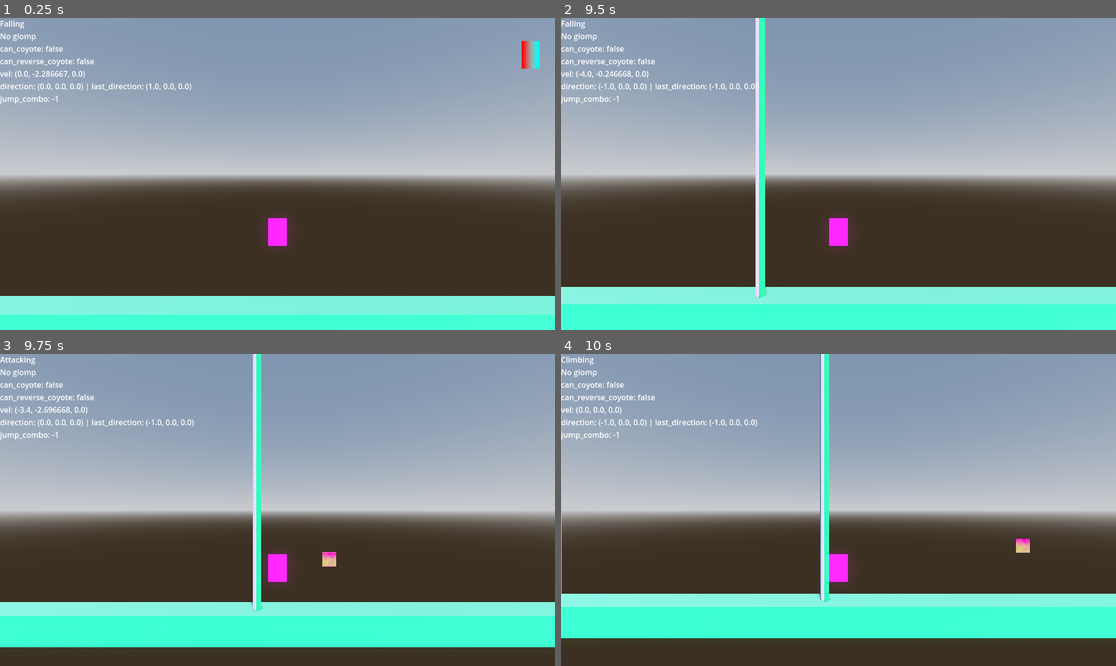
Above: before the commit, frames 1-4 (two rows, left to right).
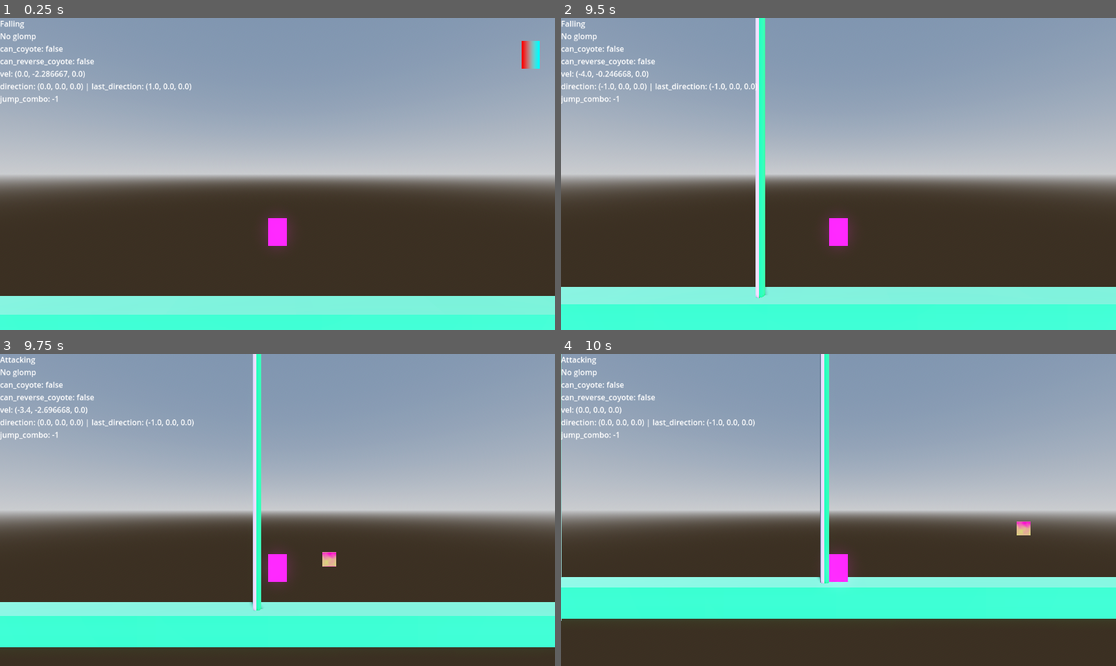
Above: after the commit, the same moments.

Repository: b3e3e3/ultimate-glomp
Game: Godot game, scene res://sandbox.tscn
The game is run twice, just before and just after one commit, with the same random seed, the same clock (stepped at 60 frames per second) and the same inputs.
Inputs (mouse positions are in pixels of both pictures, inside the frame that each line leads up to):
- Up to frame 1 (0.25 s): no input
- Up to frame 2 (9.5 s): tap Enter at 0.5, 2.1, 7.35, 8.75 s; move the mouse to (960, 158) at 0.52 s; hold D (move_right) 0.53-1.28 s; click (960, 158) at 0.6 s; tap Space (jump) at 0.77, 1.52, 3.02, 3.5, 3.77, 4.52, 6.02, 6.77, 7.52, 9.02 s; move the mouse to (727, 189) at 1.27 s; hold S (move_down) 1.28-2.03 s; tap E (interact) at 1.35, 6.6 s; move the mouse to (894, 105) at 2.02 s; hold D (move_right) 2.03-2.78 s; move the mouse to (810, 236) at 2.77 s; hold W (move_up) 2.78-3.53 s; tap Keypad Enter at 2.85, 8.1 s; click (810, 236) at 2.92 s; move the mouse to (1005, 220) at 3.52 s; hold A (move_left) 3.53-5.03 s; tap C at 3.6, 8.85 s; move the mouse to (672, 127) at 4.27 s; tap Tab at 4.35 s; move the mouse to (866, 174) at 5.02 s; hold S (move_down) 5.03-5.78 s; tap R at 5.1 s; click (866, 174) at 5.17 s; move the mouse to (755, 96) at 5.77 s; hold D (move_right) 5.78-6.53 s; click (755, 96) at 5.85 s; move the mouse to (960, 158) at 6.52 s; hold W (move_up) 6.53-7.28 s; move the mouse to (727, 189) at 7.27 s; hold D (move_right) 7.28-8.03 s; click (727, 189) at 7.42 s; move the mouse to (894, 105) at 8.02 s; hold S (move_down) 8.03-8.78 s; move the mouse to (810, 236) at 8.77 s; hold A (move_left) from 8.78 s (still down)
- Up to frame 3 (9.75 s): move the mouse to (444, 556) at 9.52 s; release A (move_left) at 9.53 s; hold W (move_up) from 9.53 s (still down); tap Tab at 9.6 s; click (444, 556) at 9.67 s
- Up to frame 4 (10 s): keep holding W (move_up); tap Space (jump) at 9.77 s

Frames 1-3 are identical in both runs. In frame 4, 16% of the frame differs, in the area x 0-100%, y 0-92%.

Commit message:
trying and failing to figure out climbing

Diff:
--- a/character/player/state/_player_state.gd
+++ b/character/player/state/_player_state.gd
@@ -52,7 +52,15 @@
 
 ## Returns true if the player is grabbing onto a wall, and there is a climbable wall nearby.
 func check_for_climbing() -> bool:
-	return character.is_on_wall() and not player.get_climbable_bodies_in_proximity().is_empty()
+	var bodies := player.get_climbable_bodies_in_proximity()
+
+	if bodies.is_empty():
+		return false
+
+	var first := bodies[0]
+
+	return character.is_on_wall() \
+		and character.velocity.x != 0
 
 ## Returns true if the player is trying to move vertically.
 func check_for_moving_vertical() -> bool:
